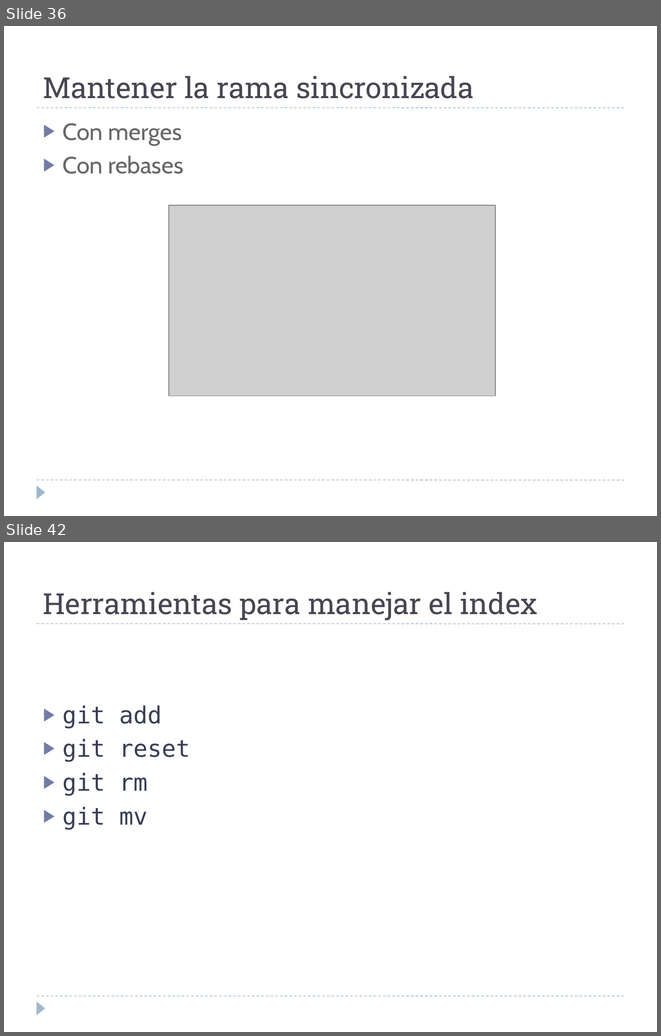
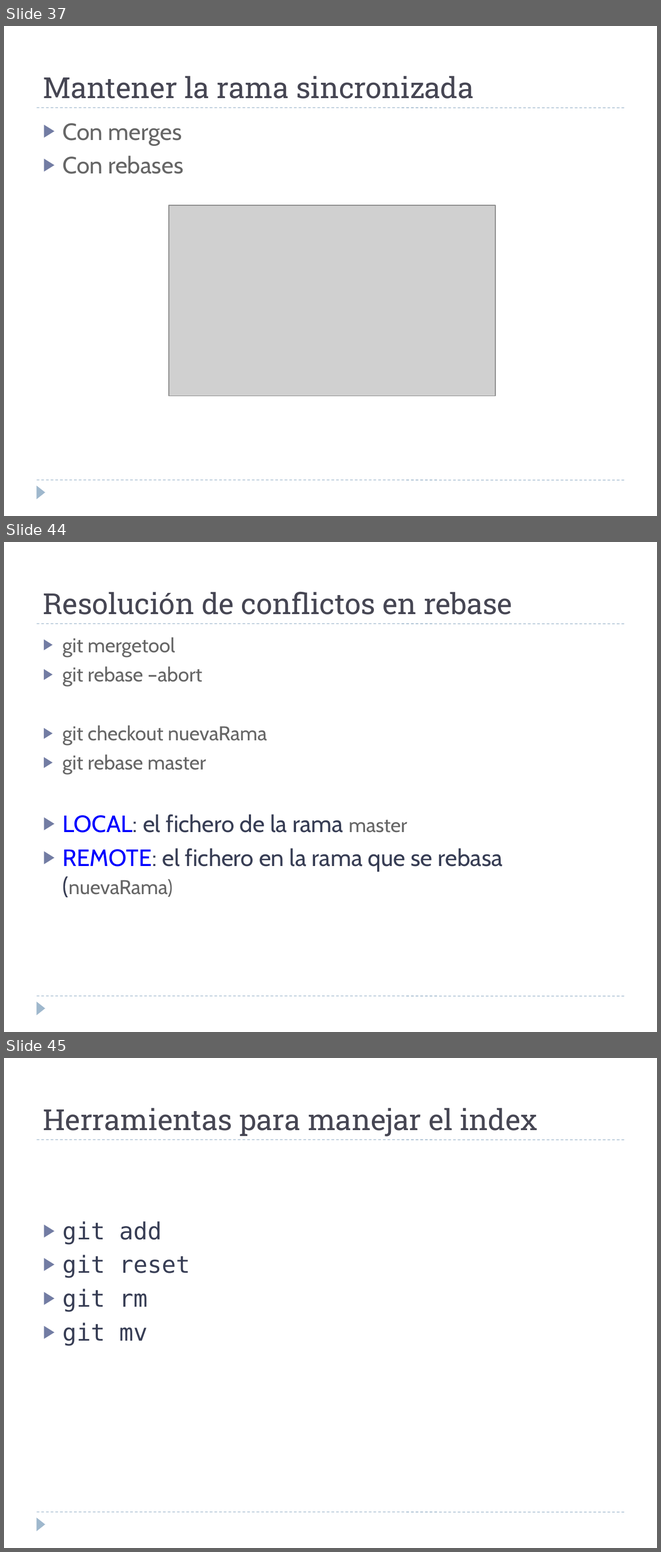
Before and after one commit to martina-if/curso_git, a slide deck: GIT.ppt. Shown one above the other, each under a label of ours: slides 36 and 42 before the commit, slides 37, 44 and 45 after it; the slides between them are not shown. The pictures are 661x1036 and 661x1552 pixels, drawn with LibreOffice and Linux fonts; fonts in the diff are those of the drawing; grey boxes stand for pictures. Boxes give left, top, right and bottom in pixels: in the first picture for what was removed or moved away, otherwise in the second. Text is boxed around its words. In the diff, an @@ line names an element or a change of style, - is before the commit and + after.

```diff
--- a/GIT.ppt
+++ b/GIT.ppt
@@ slide 44 added at (4,542,657,1032), background #FFFFFF; not listed: 3 template elements that a slide beside it also shows @@
@@ text added at (43,591,512,615), 32 pt, text #464653 @@
+Resolución de conflictos en rebase
@@ text added at (62,637,503,897), 22 pt, text #666666 @@
+▶ git mergetool
+▶ git rebase –abort
+▶ git checkout nuevaRama
+▶ git rebase master
+▶ LOCAL: el fichero de la rama master
+▶ REMOTE: el fichero en la rama que se rebasa (nuevaRama)
@@ what was slide 36 is now slide 37 @@
@@ what was slide 42 is now slide 45 @@
```
Also in this commit, not shown: 8 slides changed, 4 other slides added, 2 slides removed.
